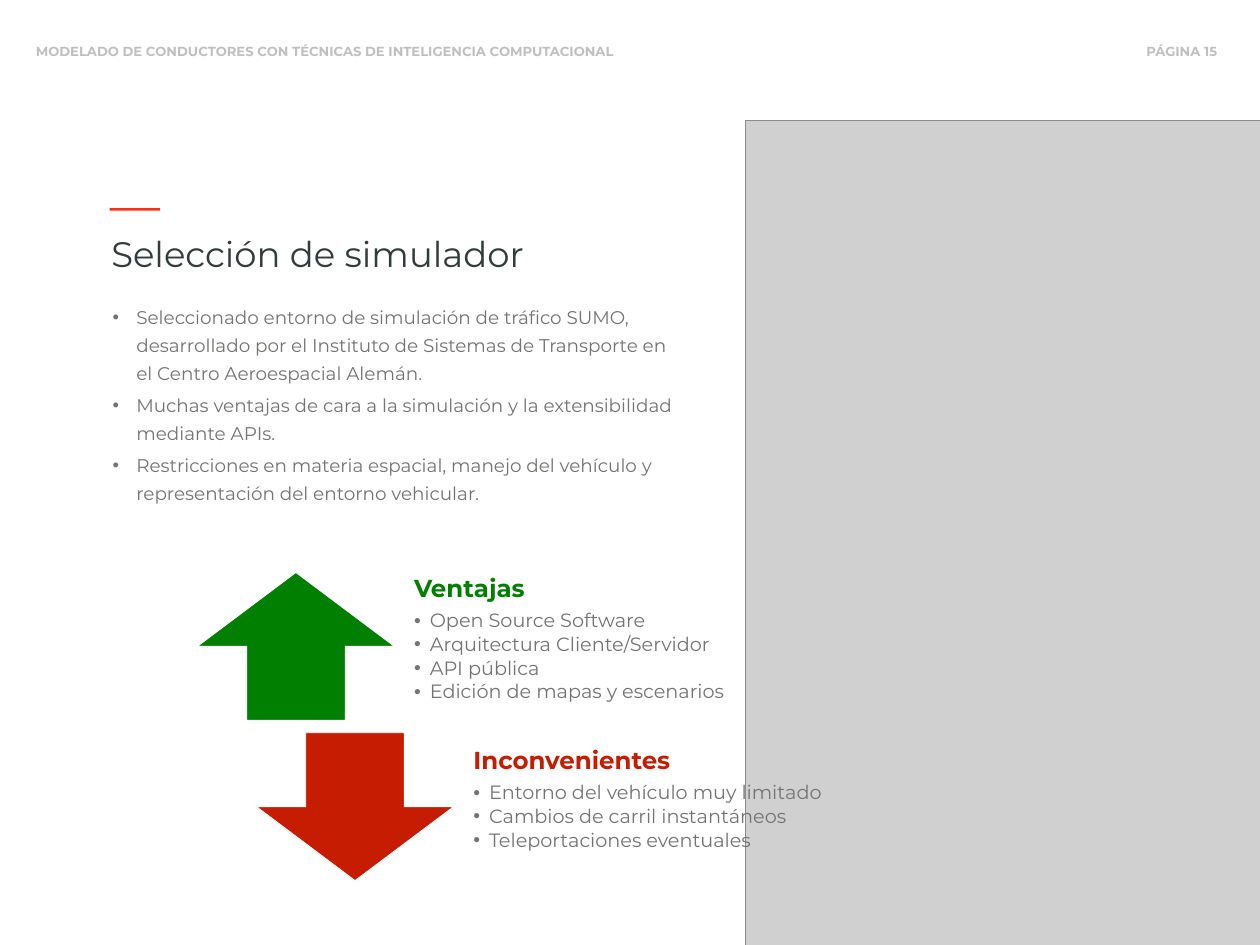
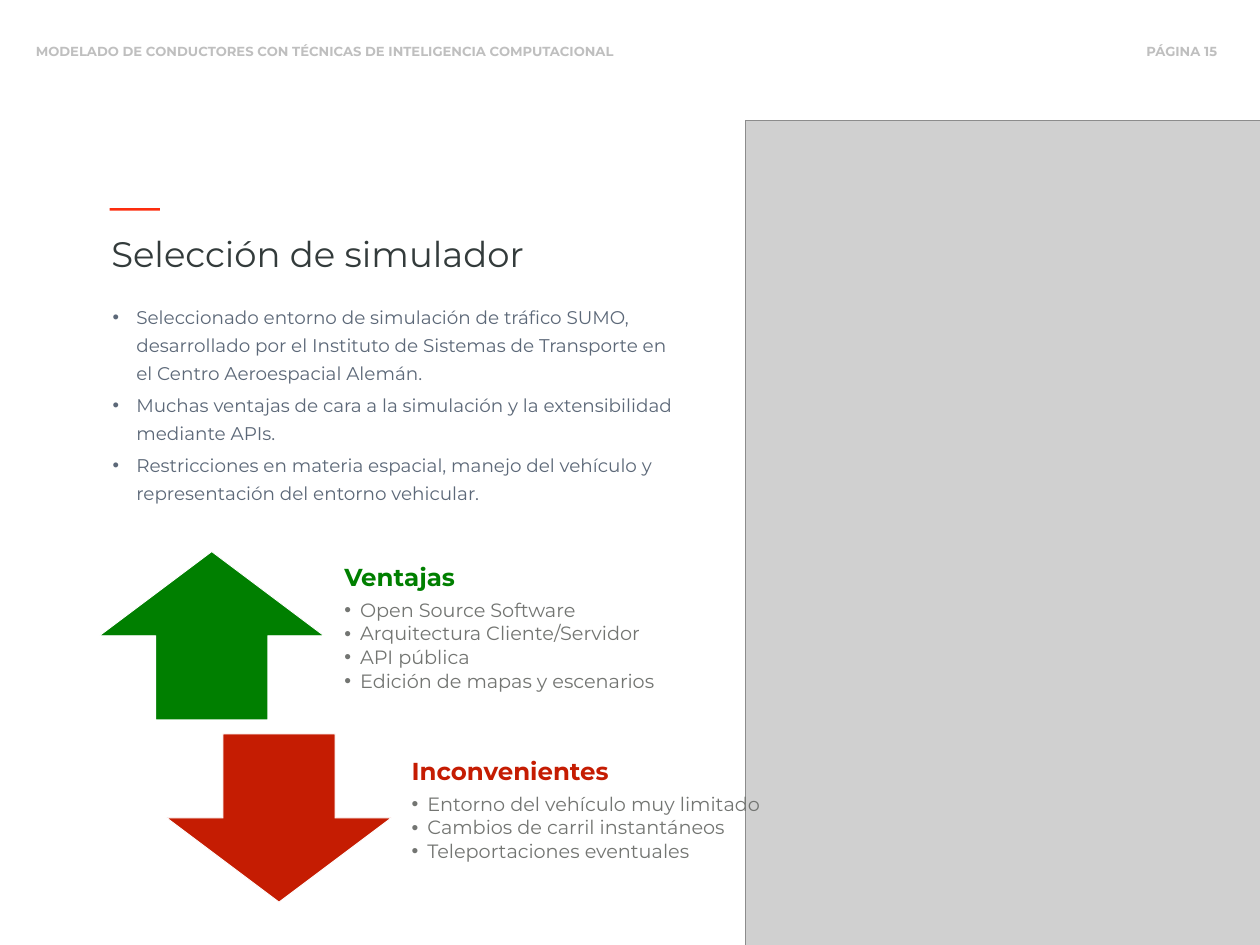
Before and after one commit to blazaid/PhD-Alberto, a slide deck: slide 15 of slides/phd-slides.pptx. Drawn at 1260x945 pixels with LibreOffice and Linux fonts; fonts in the diff are those of the drawing; grey boxes stand for pictures. Boxes give left, top, right and bottom in pixels: in the first picture for what was removed or moved away, otherwise in the second. Text is boxed around its words. In the diff, an @@ line names an element or a change of style, - is before the commit and + after.

```diff
--- a/slides/phd-slides.pptx
+++ b/slides/phd-slides.pptx
@@ text "Seleccionado entorno de simulación de ..." at <box>136,310,672,504</box>: text colour #737572 to #5C6878 @@
@@ up arrow: place and size @@
-up arrow at <box>197,573,394,721</box>
+up arrow at <box>100,552,324,720</box>
@@ text "Ventajas": place and size @@
-text "Ventajas" at <box>414,577,724,702</box>
+text "Ventajas" at <box>344,566,654,692</box>
@@ down arrow: place and size @@
-down arrow at <box>256,733,454,881</box>
+down arrow at <box>167,734,391,902</box>
@@ text "Inconvenientes": place and size @@
-text "Inconvenientes" at <box>473,749,822,853</box>
+text "Inconvenientes" at <box>412,760,760,862</box>
```
Also in this commit, not shown: 32 other slides changed, 4 slides added, 4 slides removed, 1 other file.
